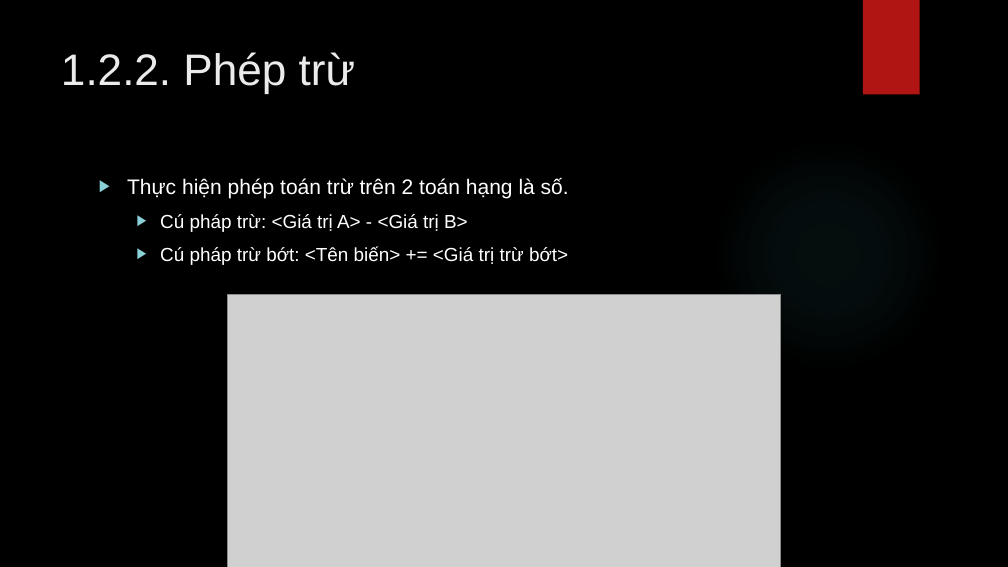
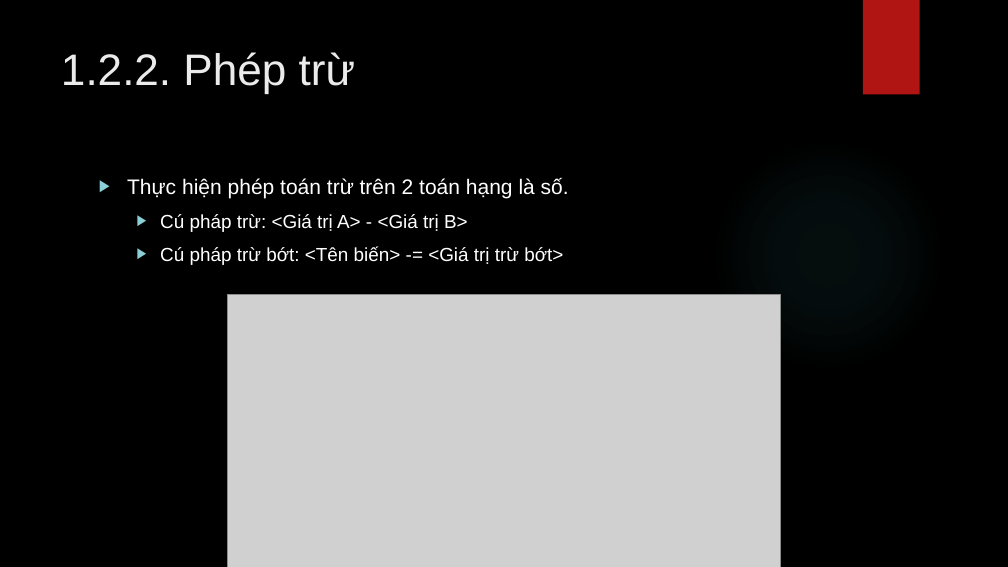
Before and after one commit to lequochai26/GDUTraining_Basic_Java_Web_Development, a slide deck: slide 8 of Slides/Day_2_1.pptx. Drawn at 1008x567 pixels with LibreOffice and Linux fonts; fonts in the diff are those of the drawing; grey boxes stand for pictures; background and template pictures are left out. Boxes give left, top, right and bottom in pixels: in the first picture for what was removed or moved away, otherwise in the second. Text is boxed around its words. In the diff, an @@ line names an element or a change of style, - is before the commit and + after.

```diff
--- a/Slides/Day_2_1.pptx
+++ b/Slides/Day_2_1.pptx
@@ text at <box>160,246,563,265</box>: text changed @@
-  ▶ Cú pháp trừ bớt: <Tên biến> += <Giá trị trừ bớt>
+  ▶ Cú pháp trừ bớt: <Tên biến> -= <Giá trị trừ bớt>
```
Also in this commit, not shown: 1 other slide changed.
